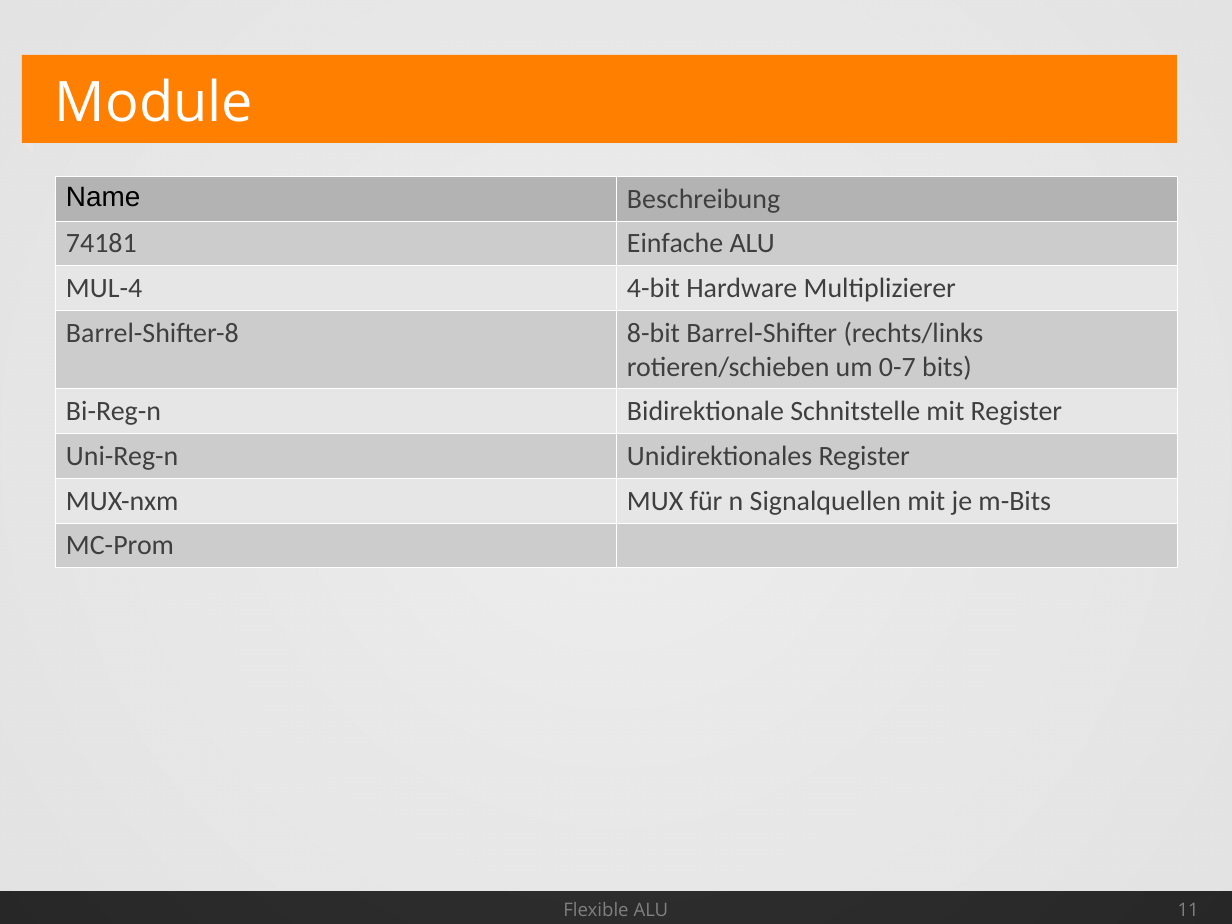
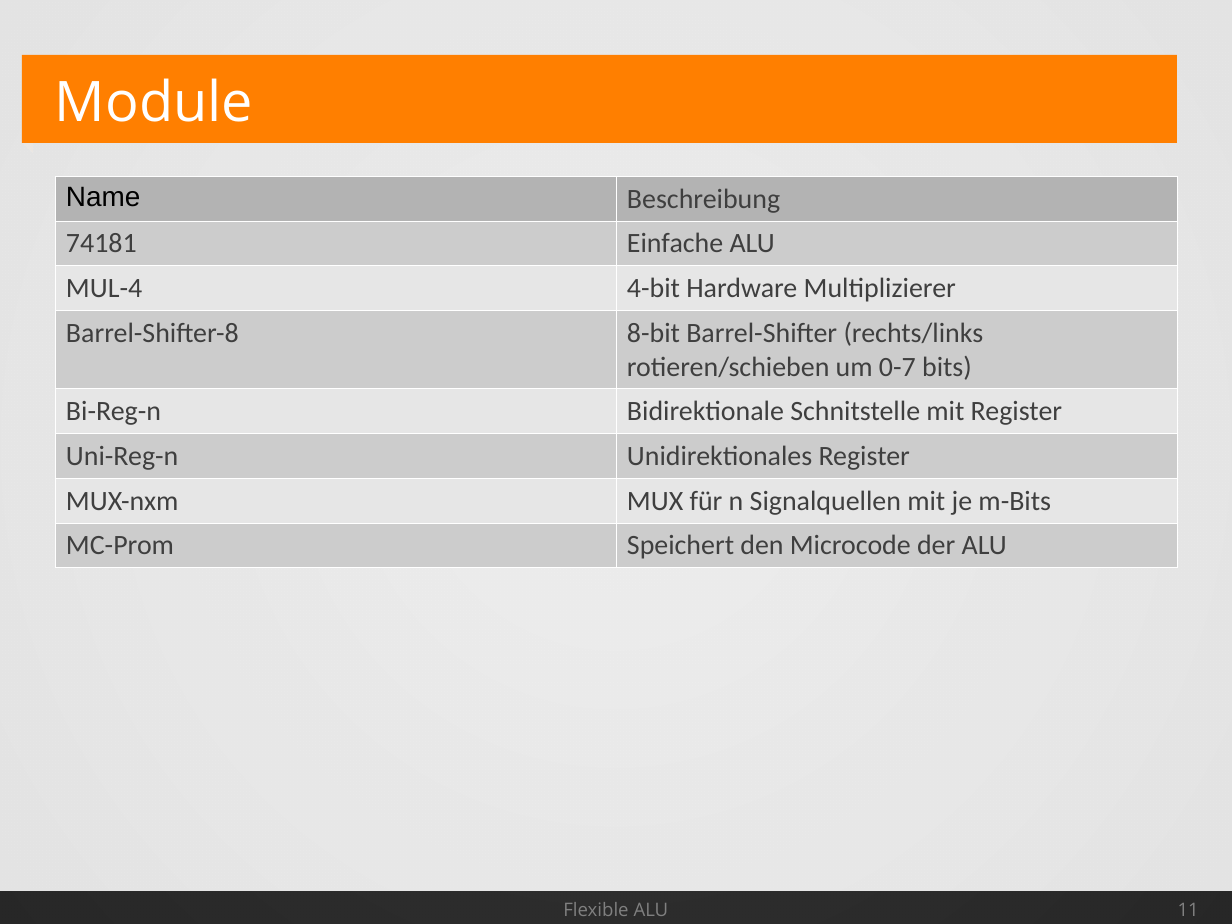
Before and after one commit to Geend/FHDWLogicWorksLib, a slide deck: slide 11 of alu-4/Spec/AluSpec.odp. Drawn at 1232x924 pixels with LibreOffice and Linux fonts; fonts in the diff are those of the drawing. Boxes give left, top, right and bottom in pixels: in the first picture for what was removed or moved away, otherwise in the second. Text is boxed around its words. In the diff, an @@ line names an element or a change of style, - is before the commit and + after.

```diff
--- a/alu-4/Spec/AluSpec.odp
+++ b/alu-4/Spec/AluSpec.odp
@@ table at (55, 176, 1177, 563) @@
-row 8, column 2: 
+row 8, column 2: Speichert den Microcode der ALU
```
Also in this commit, not shown: 6 other slides changed, 1 slide added, 1 slide removed.
